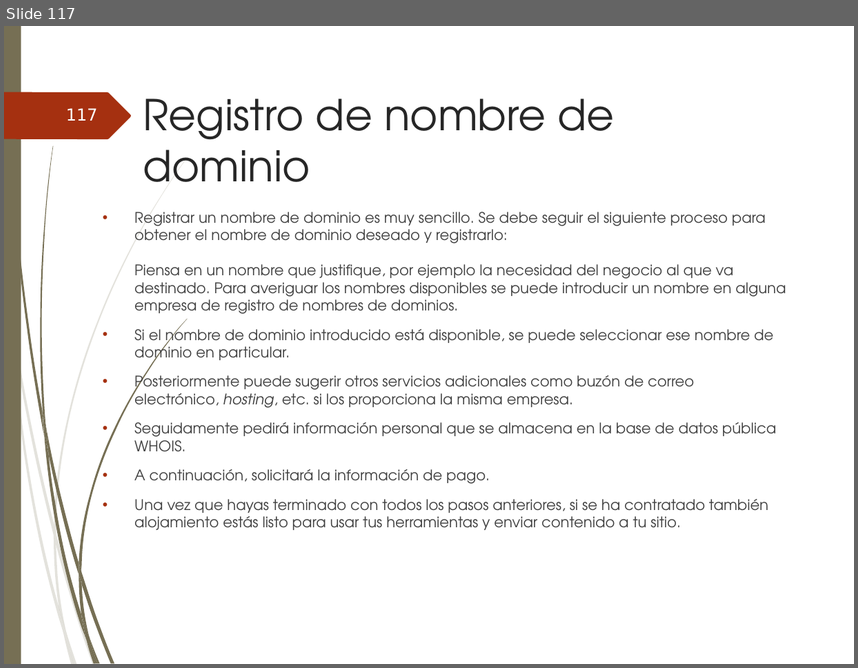
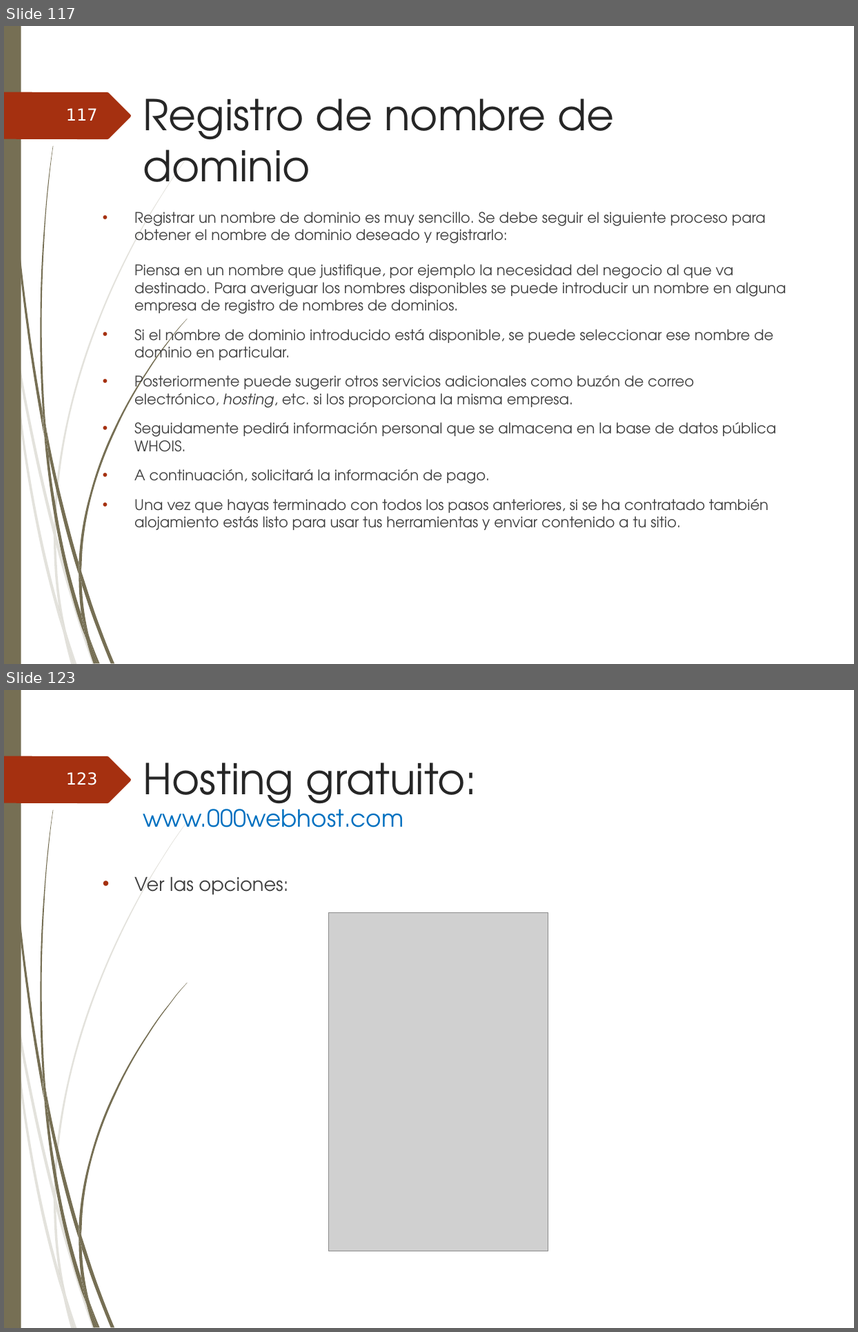
Before and after one commit to ammDAW/daw, a slide deck: 2_DAW/DAW - Beatriz/UT1_Implantación de arquitecturas web.ppt. Shown one above the other, each under a label of ours: slide 117 before the commit, slides 117 and 123 after it; the slides between them are not shown. The pictures are 858x668 and 858x1332 pixels, drawn with LibreOffice and Linux fonts; fonts in the diff are those of the drawing; grey boxes stand for pictures; background and template pictures are left out. Boxes give left, top, right and bottom in pixels: in the first picture for what was removed or moved away, otherwise in the second. Text is boxed around its words. In the diff, an @@ line names an element or a change of style, - is before the commit and + after.

Commit message:
hosting gratuito modified

```diff
--- a/2_DAW/DAW - Beatriz/UT1_Implantación de arquitecturas web.ppt
+++ b/2_DAW/DAW - Beatriz/UT1_Implantación de arquitecturas web.ppt
@@ slide 123 added at [4, 690, 854, 1328], background picture (left out); not listed: 24 template elements that a slide beside it also shows @@
@@ page number added at [66, 772, 98, 785], 14 pt, text #FEFFFF @@
+123
@@ title added at [143, 762, 477, 827], 20 pt, text #0070C0 @@
+Hosting gratuito:
+www.000webhost.com
@@ text added at [134, 876, 288, 895], 16 pt, text #404040 @@
+• Ver las opciones:
@@ picture added at [329, 913, 548, 1251] @@
```
Also in this commit, not shown: 12 other slides added, 1 other file.
